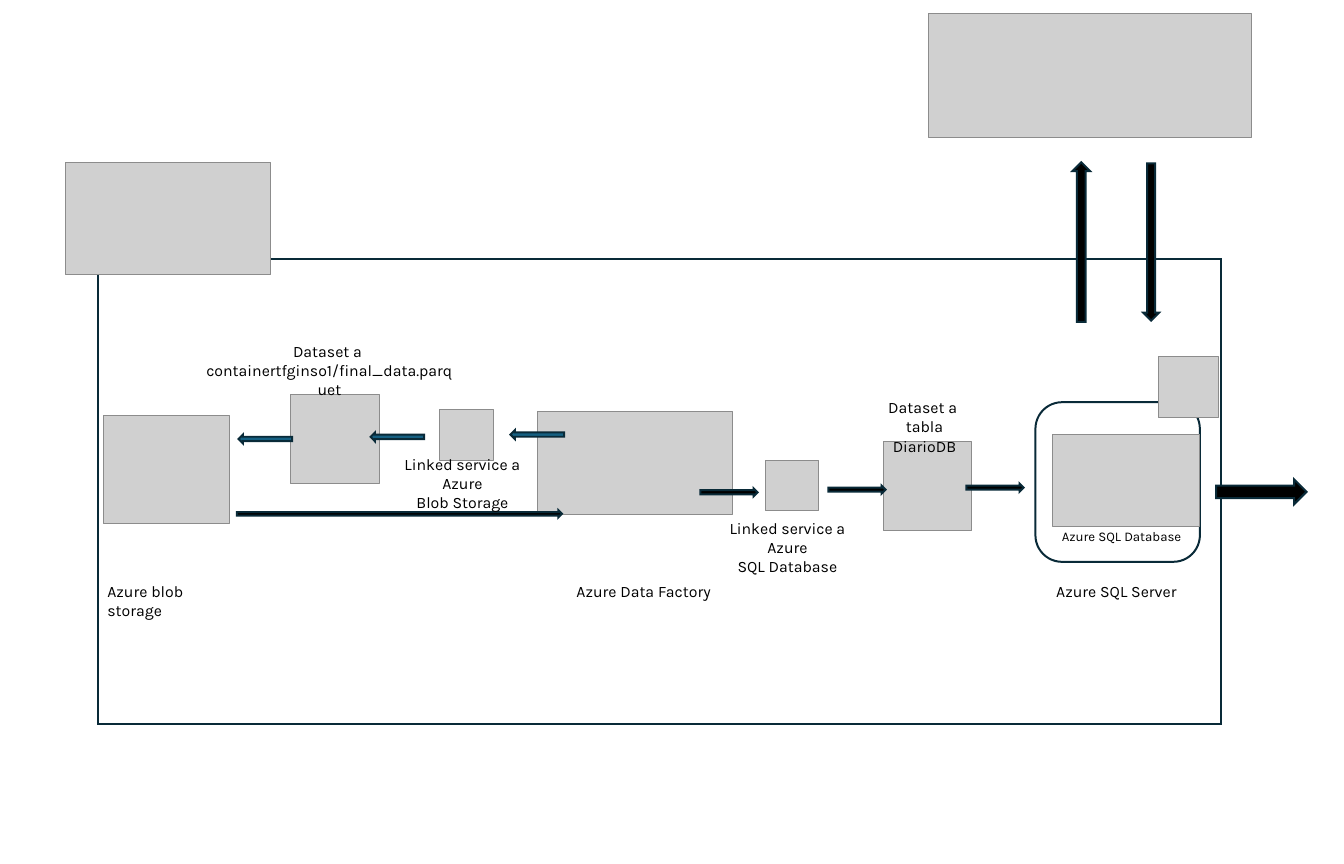
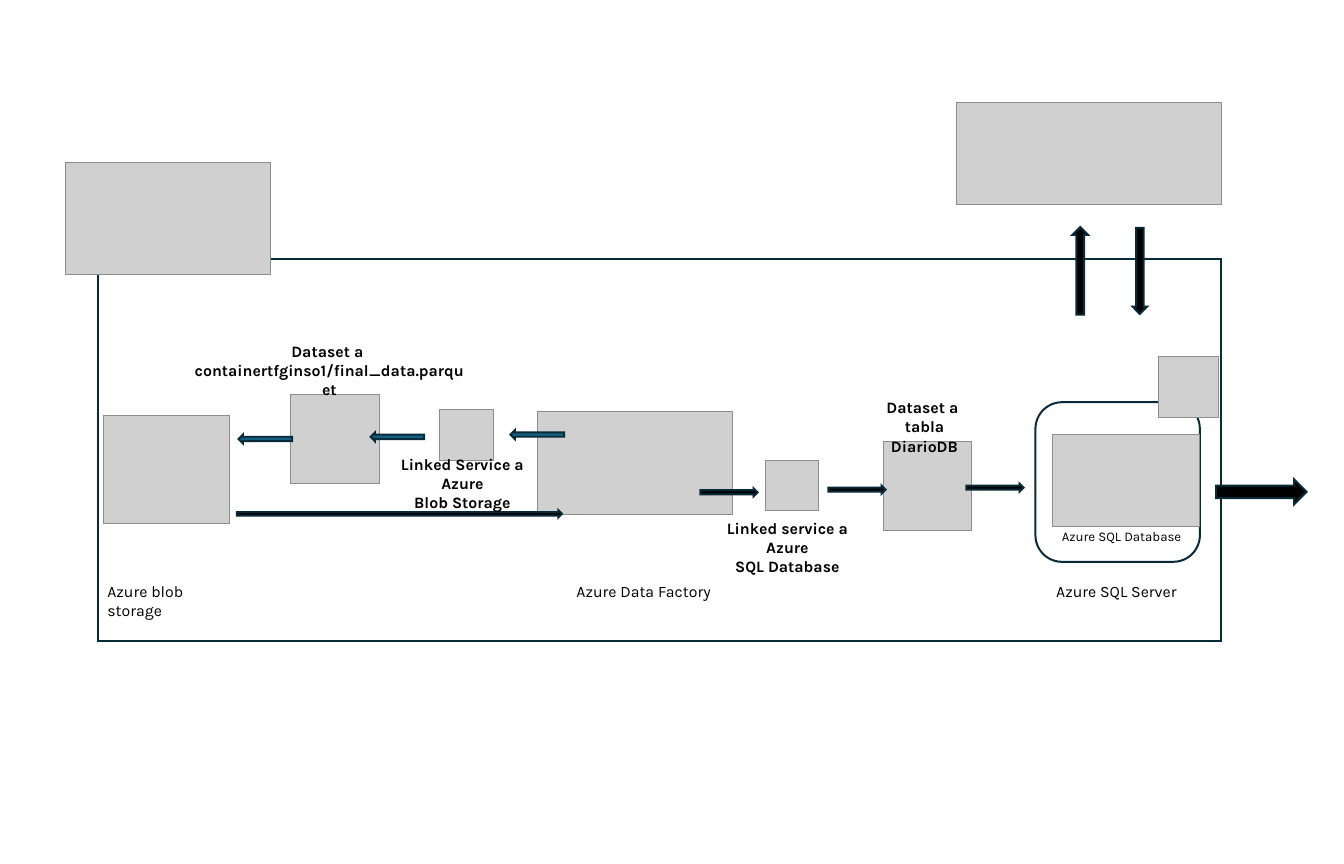
Before and after one commit to JCOQUE/TFG-ingenieria, a slide deck: slide 2 of Desarrollo/Arquitectura.pptx. Drawn at 1344x864 pixels with LibreOffice and Linux fonts; fonts in the diff are those of the drawing; grey boxes stand for pictures. Boxes give left, top, right and bottom in pixels: in the first picture for what was removed or moved away, otherwise in the second. Text is boxed around its words. In the diff, an @@ line names an element or a change of style, - is before the commit and + after.

```diff
--- a/Desarrollo/Arquitectura.pptx
+++ b/Desarrollo/Arquitectura.pptx
@@ picture: place and size @@
-picture at <box>929,14,1251,138</box>
+picture at <box>957,103,1221,204</box>
@@ up arrow: place and size @@
-up arrow at <box>1073,162,1090,321</box>
+up arrow at <box>1073,227,1088,315</box>
@@ down arrow: place and size @@
-down arrow at <box>1144,163,1159,320</box>
+down arrow at <box>1133,228,1148,314</box>
@@ rectangle: place and size @@
-rectangle at <box>98,258,1222,724</box>
+rectangle at <box>98,258,1222,641</box>
@@ bold on in 3 elements at <box>886,402,958,452</box>, <box>727,523,848,575</box>, <box>195,346,464,380</box> @@
@@ text "Dataset a containertfginso1/final_data.parquet": place and size @@
-text "Dataset a containertfginso1/final_data.parquet" at <box>206,347,452,380</box>
+text "Dataset a containertfginso1/final_data.parquet" at <box>195,346,464,380</box>
@@ text at <box>401,456,523,490</box>: text changed; bold on @@
-Linked service a Azure
+Linked Service a Azure
@@ text at <box>414,497,511,513</box>: bold on in "Blob Storage" @@
```
Also in this commit, not shown: 1 other slide changed, 1 slide added, 34 other files.
